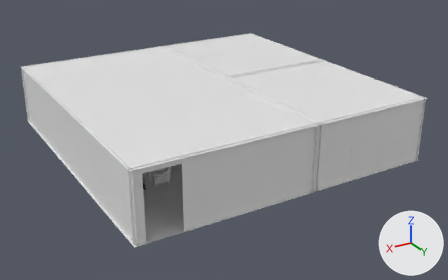
An edit to the glTF model client/public/assets/rooms/reception.gltf, drawn before and after from the same camera.
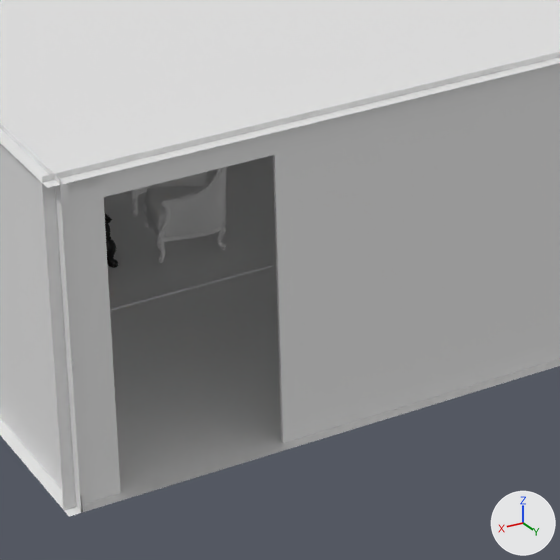
The first picture shows the older version from a camera (50 mm lens) standing at (-2.19, 12.93, 11.98) and looking at (-16.35, -10.69, 0.17). The close-ups show the older and then the newer version on the part from 26% to 55% of the width and 46% to 92% of the height of that picture. Only the edits that show in the close-ups are written down. Every picture has the same lights, and +X, +Y and +Z are marked at lower right. Where no turn or scale is listed for an object, it has been applied to the vertices.

In view in the first close-up: 'ArmChair_01', 'arch_0_0', 'arch_0_1', 'ceiling_0', 'floor_0', 'panel_0', 'panel_2', 'panel_7', 'rug_0', 'skirt_0', 'wall_0', 'wall_2', 'wall_7' and 10 more.
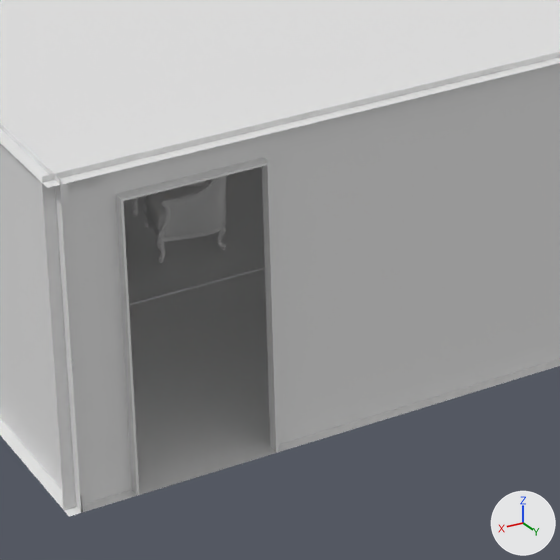
Where the newer file only moved an object's origin or applied its transform, the numbers keep the older frame.

Where the change shows, as pixel boxes [x1, y1, x2, y2] in the close-ups (560 x 560 px):
```json
{"object": "arch_0_1", "change": "moved", "before": [92, 197, 121, 497], "after": [103, 183, 132, 493]}
{"object": "arch_0_0", "change": "moved", "before": [273, 152, 294, 443], "after": [263, 144, 283, 445]}
{"object": "lining_0_0", "change": "added", "after": [262, 158, 278, 453]}
{"object": "lining_0_1", "change": "added", "after": [115, 194, 139, 496]}
{"object": "lining_0_head", "change": "added", "after": [118, 158, 267, 201]}
```

Scene script edits in JSON lines:
```json
{"op": "add", "block": "me_lining_0_head", "code": ["me_lining_0_head = bpy.data.meshes.new('lining_0_head')", "me_lining_0_head.from_pydata(...)  # a box spanning x -0.65..0.65, y -0.053..0.053, z -0.01..0.01", "me_lining_0_head.materials.append(mat_dark_wood_001)  # its picture is missing"]}
{"op": "add", "block": "me_lining_0_1", "code": ["me_lining_0_1 = bpy.data.meshes.new('lining_0_1')", "me_lining_0_1.from_pydata(...)  # a box spanning x -0.01..0.01, y -0.05..0.05, z -1.35..1.35", "me_lining_0_1.materials.append(mat_dark_wood_001)  # its picture is missing"]}
{"op": "add", "block": "me_lining_0_0", "code": ["me_lining_0_0 = bpy.data.meshes.new('lining_0_0')", "me_lining_0_0.from_pydata(...)  # a box spanning x -0.01..0.01, y -0.05..0.05, z -1.35..1.35", "me_lining_0_0.materials.append(mat_dark_wood_001)  # its picture is missing"]}
{"op": "set", "path": "ob_arch_0_0.location", "old": "(-11.05, -4.62, 1.4)", "new": "(-10.95, -4.62, 1.4)"}
{"op": "set", "path": "ob_arch_0_1.location", "old": "(-9.45, -4.62, 1.4)", "new": "(-9.55, -4.62, 1.4)"}
{"op": "add", "block": "ob_lining_0_head", "code": ["ob_lining_0_head = bpy.data.objects.new('lining_0_head', me_lining_0_head)", "ob_lining_0_head.location = (-10.25, -4.55, 2.69)"]}
{"op": "add", "block": "ob_lining_0_1", "code": ["ob_lining_0_1 = bpy.data.objects.new('lining_0_1', me_lining_0_1)", "ob_lining_0_1.location = (-9.61, -4.55, 1.35)"]}
{"op": "add", "block": "ob_lining_0_0", "code": ["ob_lining_0_0 = bpy.data.objects.new('lining_0_0', me_lining_0_0)", "ob_lining_0_0.location = (-10.89, -4.55, 1.35)"]}
```
